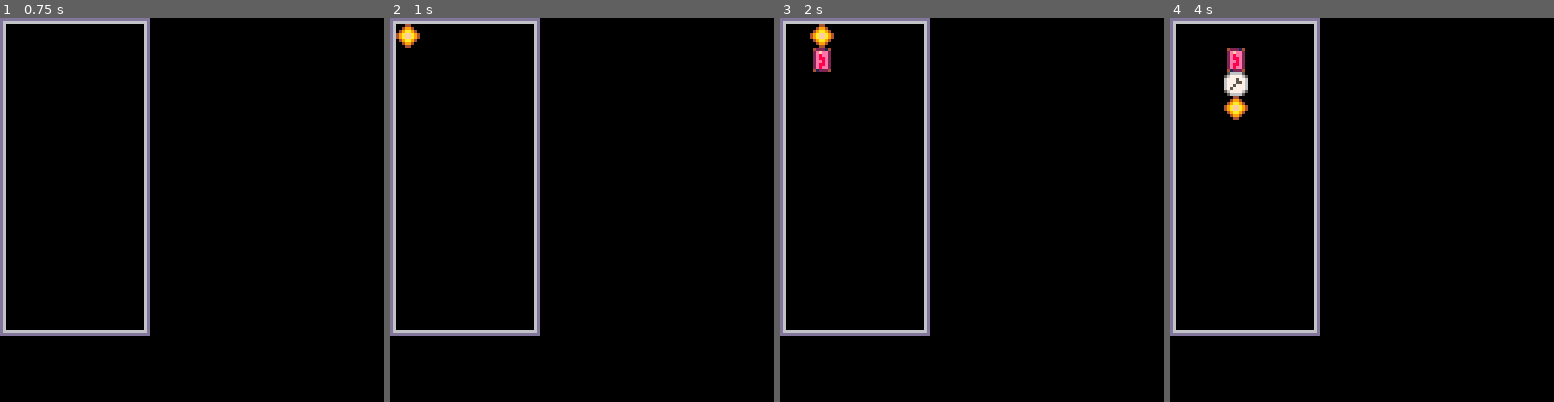
Above: before the commit, frames 1-4 (left to right).
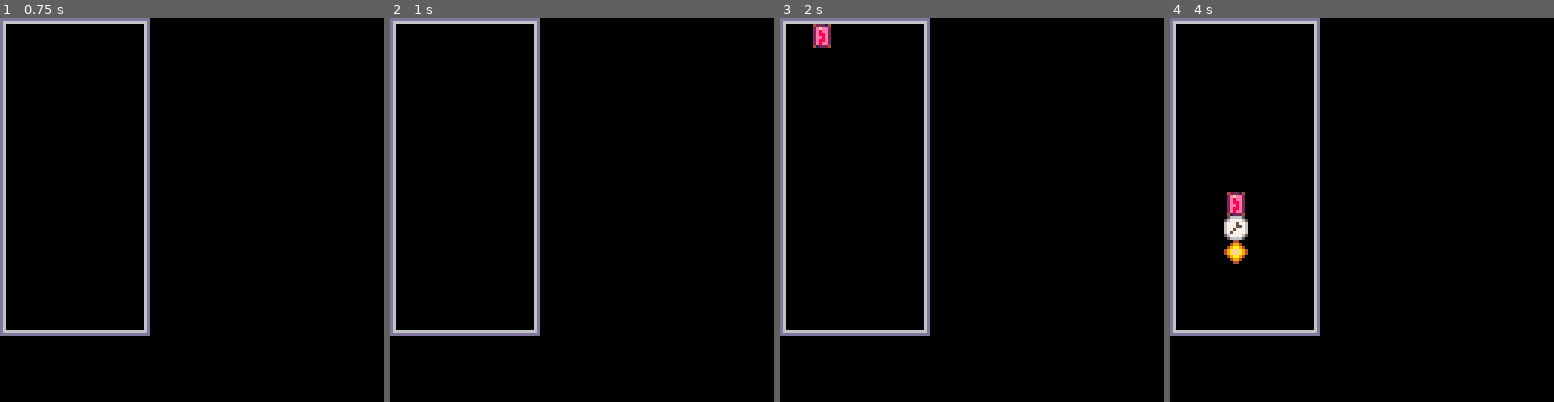
Above: after the commit, the same moments.

Repository: brunopinheiro/pico8_carts
Game: PICO-8 cartridge tagw.p8
The game is run twice, just before and just after one commit, with the same random seed, the same clock (stepped at 60 frames per second) and the same inputs.
Inputs:
- Up to frame 1 (0.75 s): tap X (X key) at 0.33 s; tap O (Z key) at 0.7 s
- Up to frame 2 (1 s): no input
- Up to frame 3 (2 s): tap X (X key) at 1.07, 1.85 s; hold Right from 1.6 s (still down); tap O (Z key) at 1.7 s
- Up to frame 4 (4 s): release Right at 2.1 s; tap O (Z key) every 0.4 s from 2.1 to 3.7 s; hold Up 2.15-2.42 s; hold Right 2.47-3.03 s; tap X (X key) at 2.97 s; hold Left 3.08-3.58 s; hold Down 3.63-3.97 s

Frame 1 is identical in both runs. In frame 2, 0.2% of the frame differs, in the area x 1-8%, y 1-8%; in frame 3, 0.6%; in frame 4, 1.8%, in the area x 14-21%, y 7-65%.

Commit message:
[tagw] enable speed up falling

Diff:
--- a/tagw.p8
+++ b/tagw.p8
@@ -5,6 +5,7 @@
 --   by brunopinheiro
 
 -- game loop
+printh('::::: new :::::')
 local board
 function _init()
 	board = c_board()
@@ -156,7 +157,7 @@
 
 function c_triple(board)
 	local animator = c_animator()
-	local x, y, should_fall, gluing = 2, -30, true, false
+	local x, y, status = 2, -30, 'fall'
 	local components = { comp_screw, comp_gear, comp_wire }
 
 	function try_swap()
@@ -166,32 +167,30 @@
 		end
 	end
 
-	function hor_mov(bounds)
+	function try_speedup()
+		status = (btn(btn_down) and status == 'idle') and 'speed-up' or status
+	end
+
+	function move(triple)
+		local bounds = board:bounds()
+
+		-- horizontal
 		local hor = btnp(btn_left) and -8 or (btnp(btn_right) and 8 or 0)
 		x = max(bounds.min_x, min(x + hor, bounds.max_x))
-	end
-
-	function ver_mov(triple, bounds)
-		if not should_fall then return end
-
-		should_fall = false
-		gluing = false
-		delayed(animator, 'fall', { duration=1, callback=function() should_fall = true end })
-		animator:stop('glue')
-		y = min(bounds.max_y, y + 8)
-	end
-
-	function try_move(triple)
-		local bounds = board:bounds()
-		hor_mov(bounds)
-
-		if y < bounds.max_y then
-			ver_mov(triple, bounds)
-		else
-			if not gluing then
-				delayed(animator, 'glue', { duration=1, callback=function() board:glue(triple) end })
-				gluing = true
-			end
+
+		-- vertical
+		if status == 'fall' then
+			y = min(bounds.max_y, y + 8)
+			status = y < bounds.max_y and 'float' or 'glue'
+		elseif status == 'float' then
+			delayed(animator, 'fall', { duration=1, callback=function() status = 'fall' end })
+			status = 'idle'
+		elseif status == 'glue' then
+			delayed(animator, 'glue', { duration=1, callback=function() board:glue(triple) end })
+			status = 'idle'
+		elseif status == 'speed-up' then
+			delayed(animator, 'fall', { duration=0.01, callback=function() status = 'fall' end })
+			status = 'speed-idle'
 		end
 	end
 
@@ -199,7 +198,8 @@
 		update = function(self)
 			animator:update()
 			try_swap()
-			try_move(self)
+			try_speedup()
+			move(self)
 		end,
 
 		draw = function()
